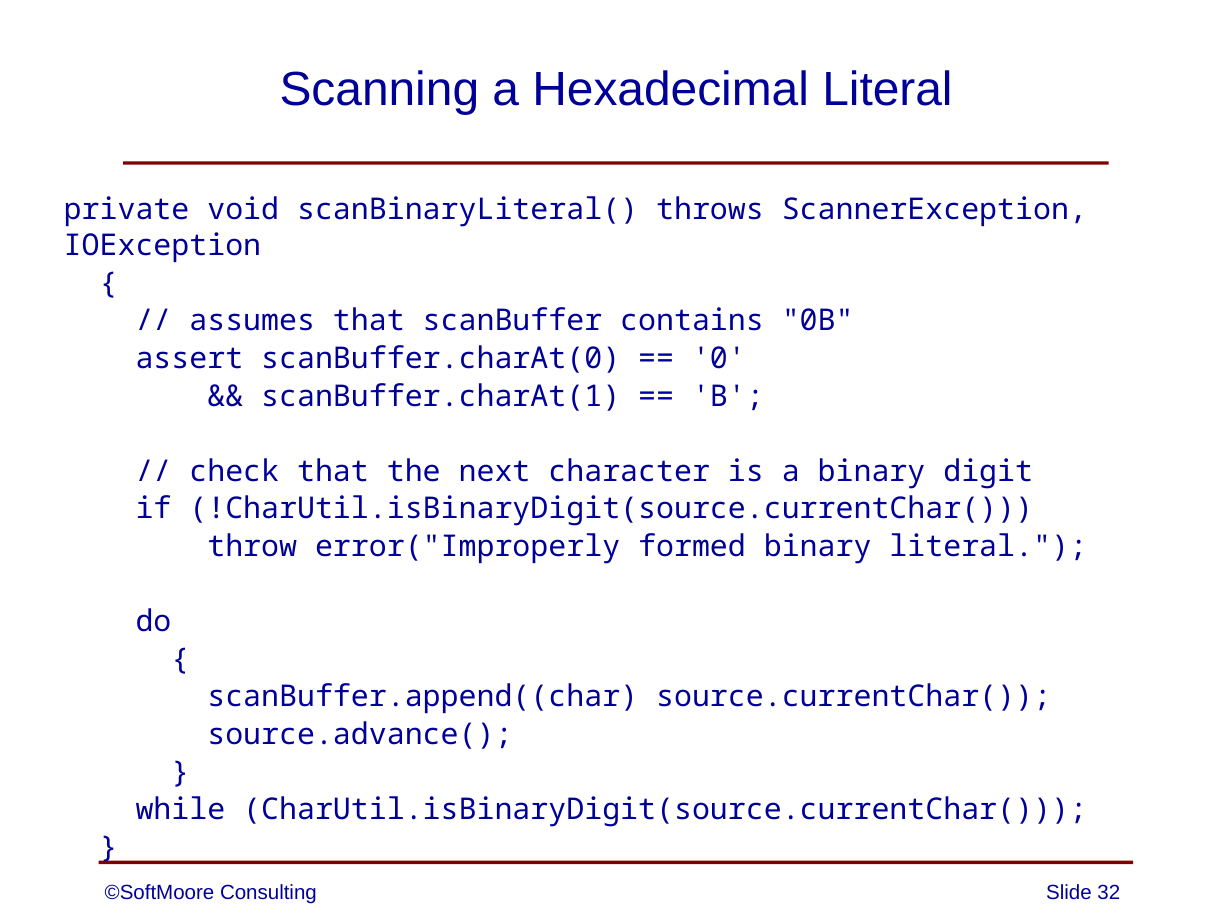
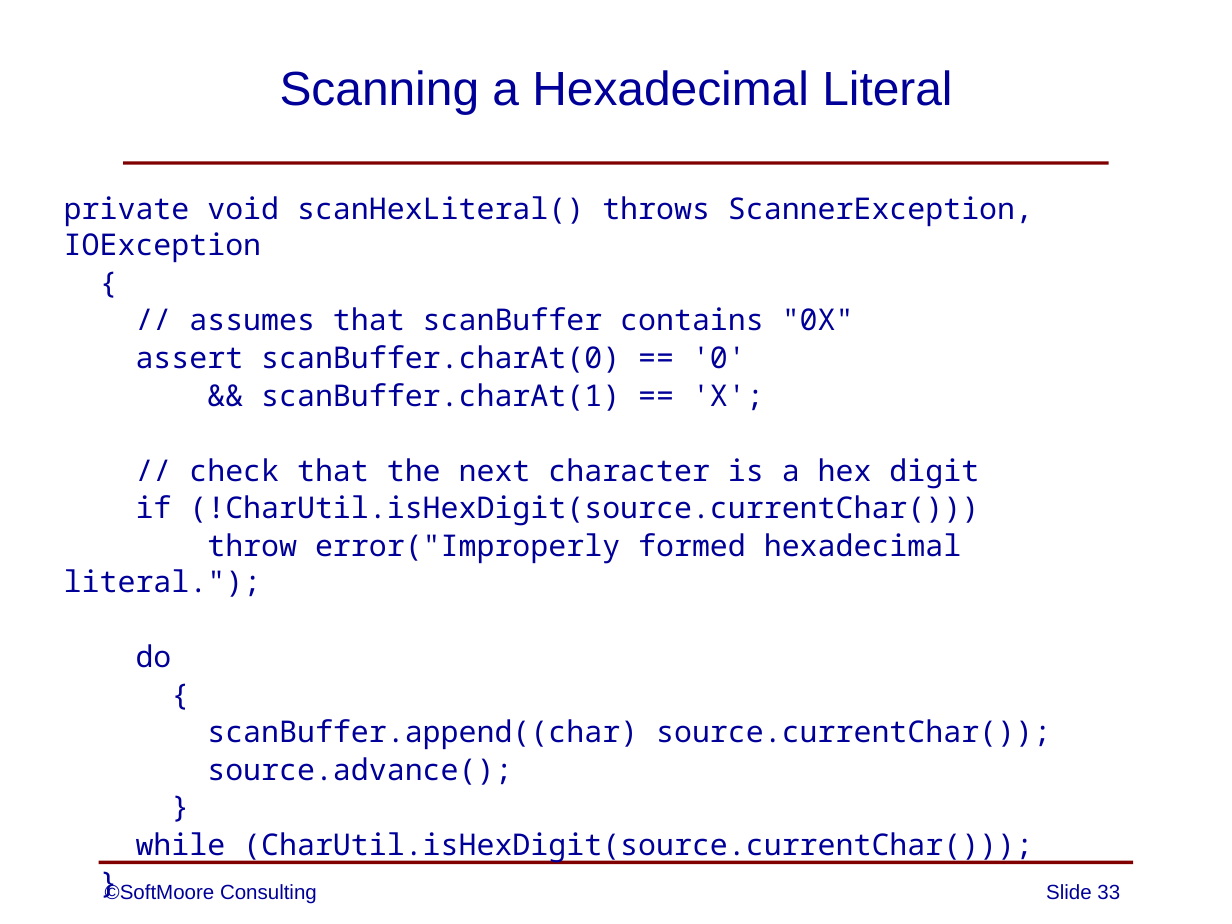
Before and after one commit to SoftMoore/CPRL-Java-4th, a slide deck: slide 33 of PowerPoints/05 - Lexical Analysis.pptx (slide 32 before the commit). Drawn at 1232x924 pixels with LibreOffice and Linux fonts; fonts in the diff are those of the drawing. Boxes give left, top, right and bottom in pixels: in the first picture for what was removed or moved away, otherwise in the second. Text is boxed around its words. In the diff, an @@ line names an element or a change of style, - is before the commit and + after.

```diff
--- a/PowerPoints/05 - Lexical Analysis.pptx
+++ b/PowerPoints/05 - Lexical Analysis.pptx
@@ text at (64,196,1033,263): text changed @@
-private void scanBinaryLiteral() throws ScannerException, IOException
+private void scanHexLiteral() throws ScannerException, IOException
@@ text at (189,307,854,331): text changed @@
-// assumes that scanBuffer contains "0B"
+// assumes that scanBuffer contains "0X"
@@ text at (64,383,979,597): text changed @@
-&& scanBuffer.charAt(1) == 'B';
-// check that the next character is a binary digit
-if (!CharUtil.isBinaryDigit(source.currentChar()))
-throw error("Improperly formed binary literal.");
+&& scanBuffer.charAt(1) == 'X';
+// check that the next character is a hex digit
+if (!CharUtil.isHexDigit(source.currentChar()))
+throw error("Improperly formed hexadecimal literal.");
@@ text at (136,832,1033,864): text changed @@
-while (CharUtil.isBinaryDigit(source.currentChar()));
+while (CharUtil.isHexDigit(source.currentChar()));
@@ page number at (1046,884,1120,900): text changed @@
-Slide 32
+Slide 33
```
Also in this commit, not shown: 1 other slide changed, 1 slide added.
